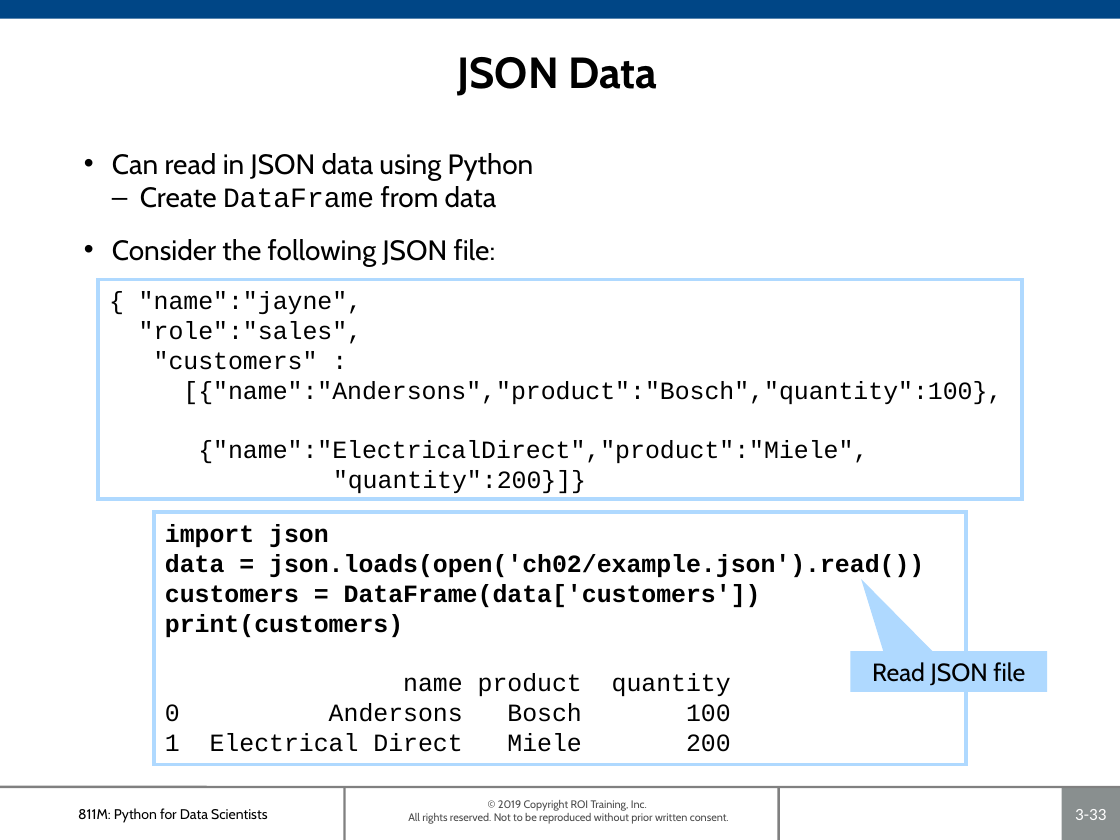
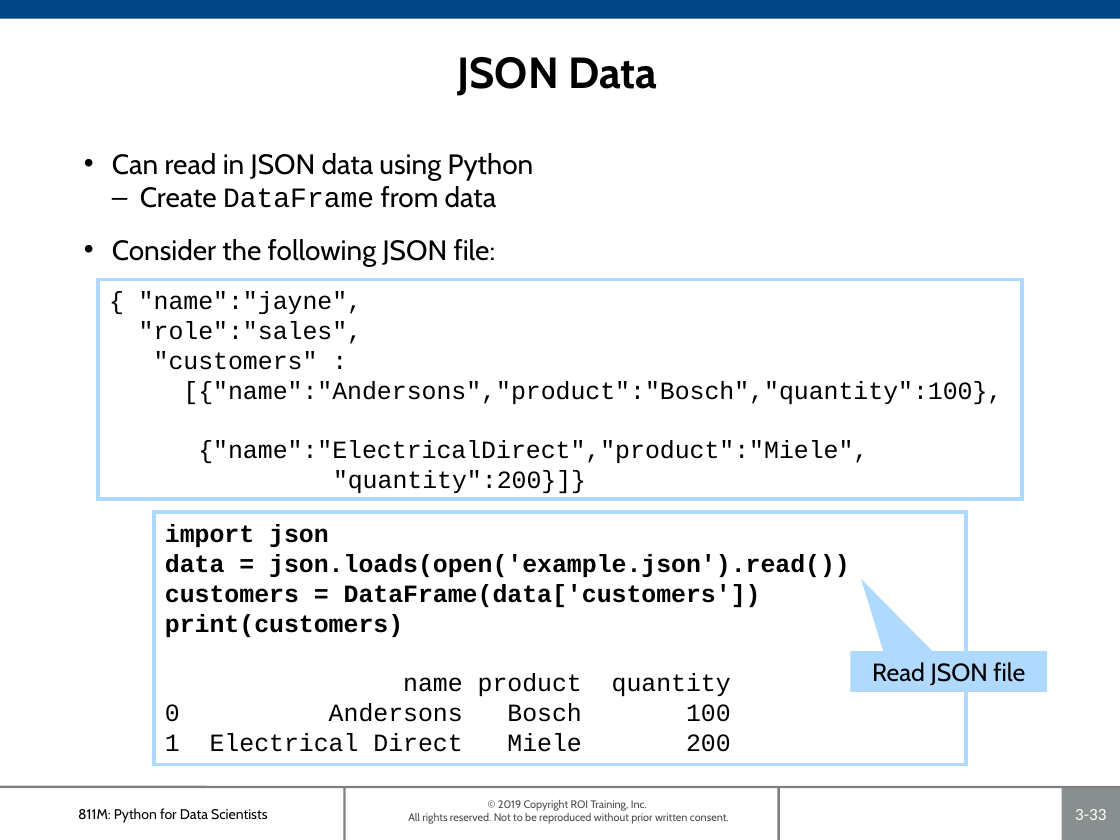
Before and after one commit to roitraining/PythonProgram, a slide deck: slide 33 of Day3-Pandas/Ch03_Pandas.pptx. Drawn at 1120x840 pixels with LibreOffice and Linux fonts; fonts in the diff are those of the drawing; background and template pictures are left out. Boxes give left, top, right and bottom in pixels: in the first picture for what was removed or moved away, otherwise in the second. Text is boxed around its words. In the diff, an @@ line names an element or a change of style, - is before the commit and + after.

Commit message:
0.0.5

```diff
--- a/Day3-Pandas/Ch03_Pandas.pptx
+++ b/Day3-Pandas/Ch03_Pandas.pptx
@@ text in rectangle at (165, 554, 850, 577): text changed @@
-data = json.loads(open('ch02/example.json').read())
+data = json.loads(open('example.json').read())
```
